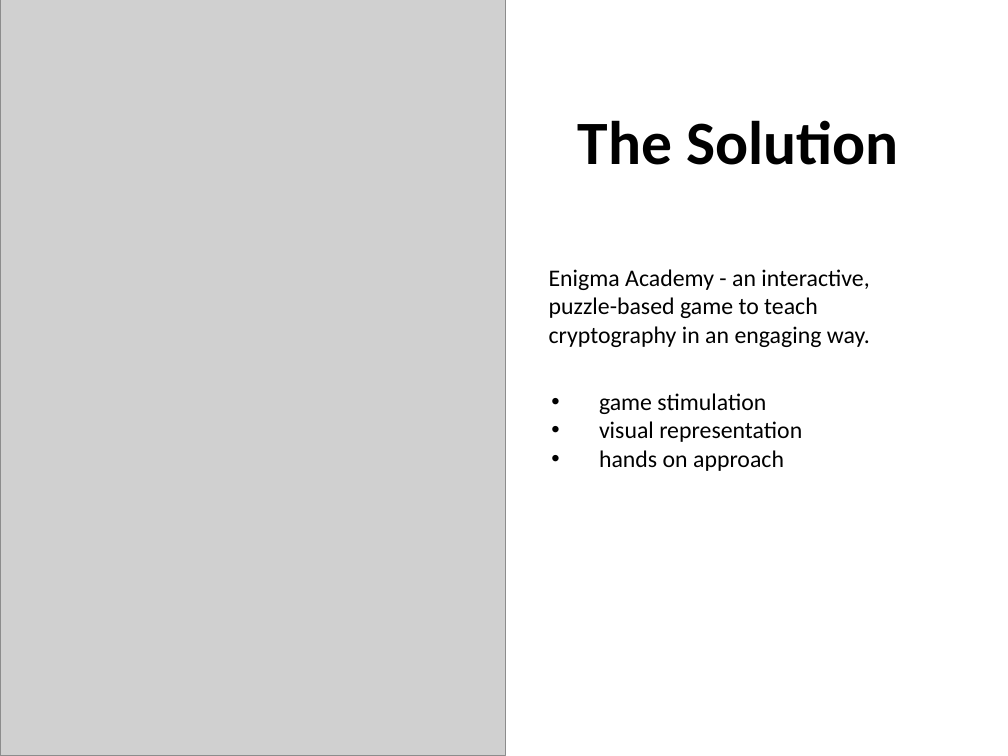
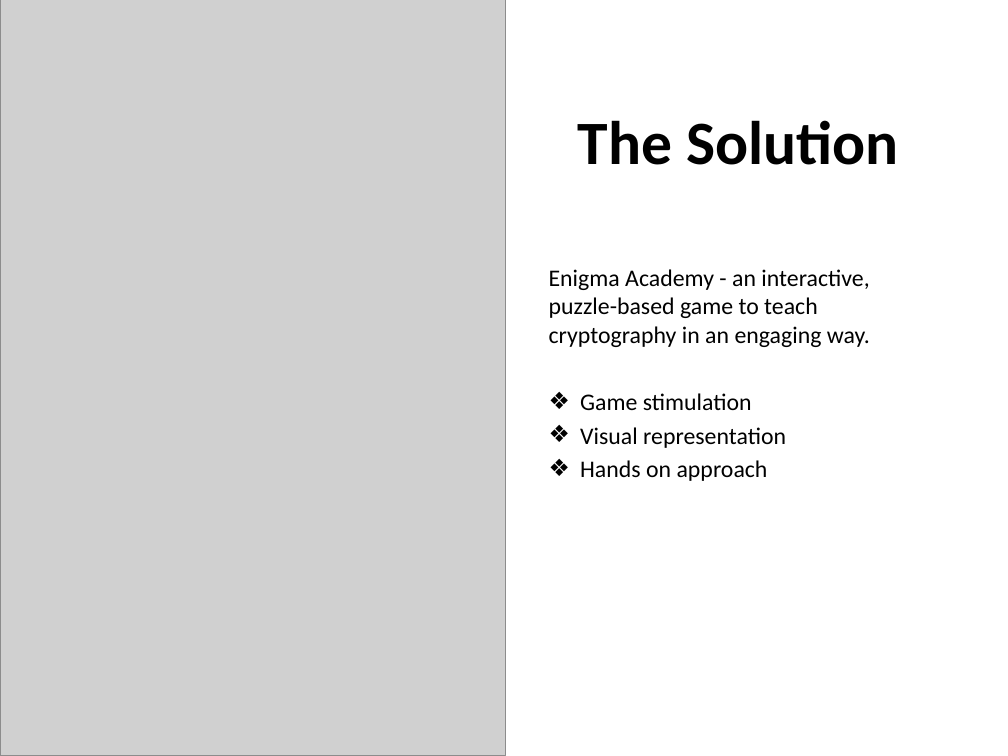
Before and after one commit to Firas-amaria/FinalProject-CryptoGame, a slide deck: slide 3 of Capstone Project Phase A-25-1-D-8.pptx. Drawn at 1008x756 pixels with LibreOffice and Linux fonts; fonts in the diff are those of the drawing; grey boxes stand for pictures. Boxes give left, top, right and bottom in pixels: in the first picture for what was removed or moved away, otherwise in the second. Text is boxed around its words. In the diff, an @@ line names an element or a change of style, - is before the commit and + after.

```diff
--- a/Capstone Project Phase A-25-1-D-8.pptx
+++ b/Capstone Project Phase A-25-1-D-8.pptx
@@ text at [580,393,786,481]: text changed @@
-• game stimulation
-• visual representation
-• hands on approach
+❖ Game stimulation
+❖ Visual representation
+❖ Hands on approach
```
Also in this commit, not shown: 7 other slides changed, 4 slides removed.
